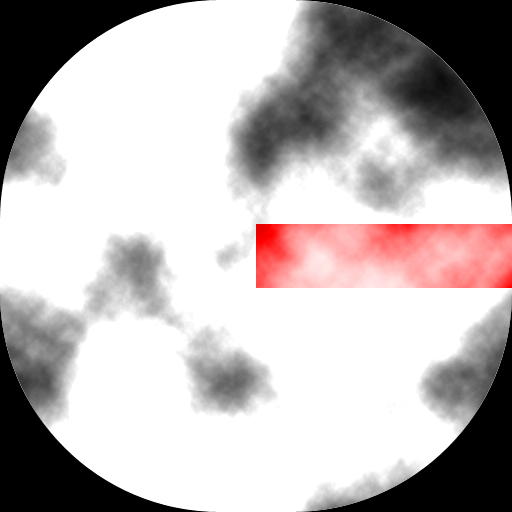
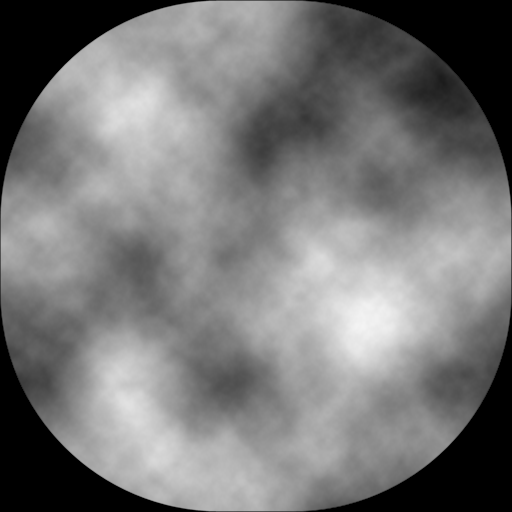
Revision of a layered 512x512 image; what changed, layer by layer:
hid "Ebene 2 Kopie" over [0, 0, 512, 512]
"Ebene 2": blend hard light → normal over [0, 0, 512, 512]
hid "Form 3" over [256, 224, 512, 288]
hid "Form 1", painted on it over [0, 0, 512, 512]
